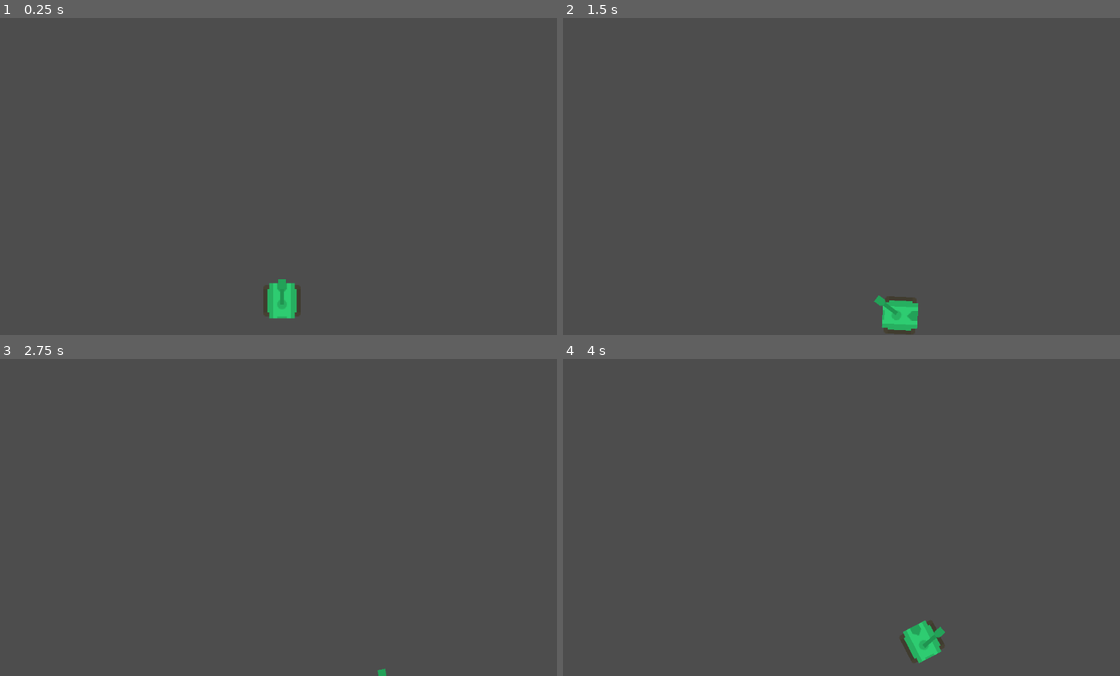
Above: before the commit, frames 1-4 (two rows, left to right).
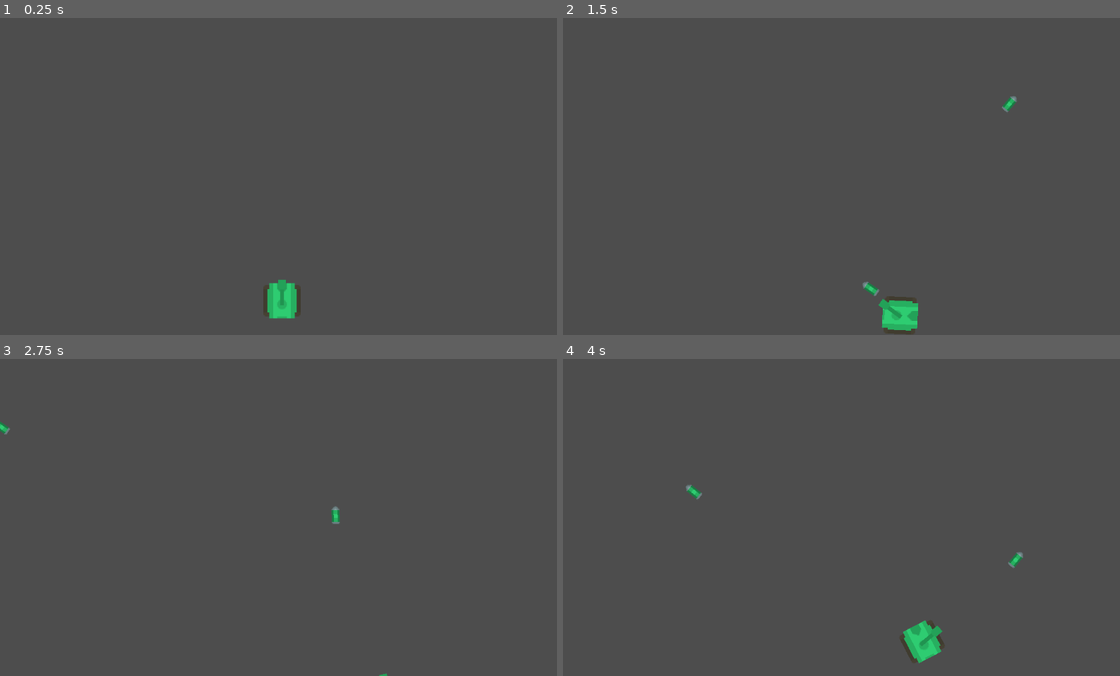
Above: after the commit, the same moments.

Repository: felipegabriel1942/tank-attack
Game: Godot game, scene res://scenes/game.tscn
Same seed, same stepped clock (60 frames per second), same inputs: the game is played once before the commit and once after it.
Inputs (mouse positions are in pixels of both pictures, inside the frame that each line leads up to):
- Up to frame 1 (0.25 s): no input
- Up to frame 2 (1.5 s): tap Enter at 0.5 s; move the mouse to (969, 160) at 0.52 s; hold D (move_right) 0.53-1.28 s; click (969, 160) at 0.6 s; move the mouse to (730, 192) at 1.27 s; hold S (move_down) from 1.28 s (still down); click (730, 192) at 1.35 s
- Up to frame 3 (2.75 s): move the mouse to (339, 447) at 2.02 s; release S (move_down) at 2.03 s; hold D (move_right) from 2.03 s (still down); click (339, 447) at 2.1 s
- Up to frame 4 (4 s): move the mouse to (819, 580) at 2.77 s; release D (move_right) at 2.78 s; hold W (move_up) 2.78-3.53 s; click (819, 580) at 2.85 s; move the mouse to (1014, 565) at 3.52 s; hold A (move_left) from 3.53 s (still down); click (1014, 565) at 3.6 s

The runs differ from the first frame. In frame 1, less than 0.1% of the frame differs, in the area x 49-52%, y 82-83%; in frame 2, 0.2%; in frame 3, 0.1%; in frame 4, 0.2%, in the area x 22-83%, y 39-92%.

Commit message:
shooting bullets

Diff:
--- a/project.godot
+++ b/project.godot
@@ -37,3 +37,8 @@
 "events": [Object(InputEventKey,"resource_local_to_scene":false,"resource_name":"","device":-1,"window_id":0,"alt_pressed":false,"shift_pressed":false,"ctrl_pressed":false,"meta_pressed":false,"pressed":false,"keycode":0,"physical_keycode":65,"key_label":0,"unicode":97,"echo":false,"script":null)
 ]
 }
+shoot={
+"deadzone": 0.5,
+"events": [Object(InputEventMouseButton,"resource_local_to_scene":false,"resource_name":"","device":-1,"window_id":0,"alt_pressed":false,"shift_pressed":false,"ctrl_pressed":false,"meta_pressed":false,"button_mask":1,"position":Vector2(109, 22),"global_position":Vector2(113, 63),"factor":1.0,"button_index":1,"canceled":false,"pressed":true,"double_click":false,"script":null)
+]
+}
--- /dev/null
+++ b/scenes/bullet.tscn
@@ -0,0 +1,21 @@
+[gd_scene load_steps=4 format=3 uid="uid://xhruo71xaxxu"]
+
+[ext_resource type="Script" path="res://scripts/bullet.gd" id="1_ugi0w"]
+[ext_resource type="Texture2D" uid="uid://cj1tvydw0kmx7" path="res://assets/sprites/bulletGreen3_outline.png" id="2_pynhn"]
+
+[sub_resource type="RectangleShape2D" id="RectangleShape2D_0vtcd"]
+size = Vector2(8, 18)
+
+[node name="Bullet" type="Area2D"]
+z_index = -1
+rotation = -1.57794
+script = ExtResource("1_ugi0w")
+
+[node name="Sprite2D" type="Sprite2D" parent="."]
+texture_filter = 1
+rotation = 1.5708
+texture = ExtResource("2_pynhn")
+
+[node name="CollisionShape2D" type="CollisionShape2D" parent="."]
+rotation = 1.57804
+shape = SubResource("RectangleShape2D_0vtcd")
--- a/scenes/player.tscn
+++ b/scenes/player.tscn
@@ -22,11 +22,13 @@
 shape = SubResource("RectangleShape2D_wbr2p")
 
 [node name="Cannon" type="Node2D" parent="."]
-position = Vector2(-4, -1)
+position = Vector2(-1.4, 0)
 script = ExtResource("3_we0hf")
 
 [node name="Sprite2D" type="Sprite2D" parent="Cannon"]
 texture_filter = 1
-position = Vector2(13, 1)
+position = Vector2(10, 0)
 rotation = 4.71239
 texture = ExtResource("3_lc2kr")
+
+[node name="BulletContainer" type="Node" parent="."]
--- /dev/null
+++ b/scripts/bullet.gd
@@ -0,0 +1,12 @@
+extends Area2D
+
+@export var speed = 300
+
+var bullet_rotation;
+
+func _process(delta):
+	var canon_rotation_offset = 1.55
+	var foward_direction = Vector2(0, -1).rotated(bullet_rotation)
+
+	rotation = bullet_rotation - canon_rotation_offset
+	position += foward_direction * speed * delta
--- a/scripts/cannon.gd
+++ b/scripts/cannon.gd
@@ -1,7 +1,23 @@
 extends Node2D
+
+@onready var bullet_container = $"../BulletContainer"
+
+const BULLET = preload("res://scenes/bullet.tscn")
 
 func get_input():
 	look_at(get_global_mouse_position())
 
 func _physics_process(delta):
 	get_input()
+
+func _process(delta):
+	if Input.is_action_just_pressed("shoot"):
+		_shoot()
+
+func _shoot():
+	var bullet_instance = BULLET.instantiate()
+	var canon_rotation_offset = 1.55
+
+	bullet_instance.bullet_rotation = global_rotation + canon_rotation_offset
+	bullet_instance.global_position = global_position
+	bullet_container.add_child(bullet_instance)
Binary file added: assets/sprites/bulletGreen3_outline.png
Not shown, added: assets/sprites/bulletGreen3_outline.png.import
